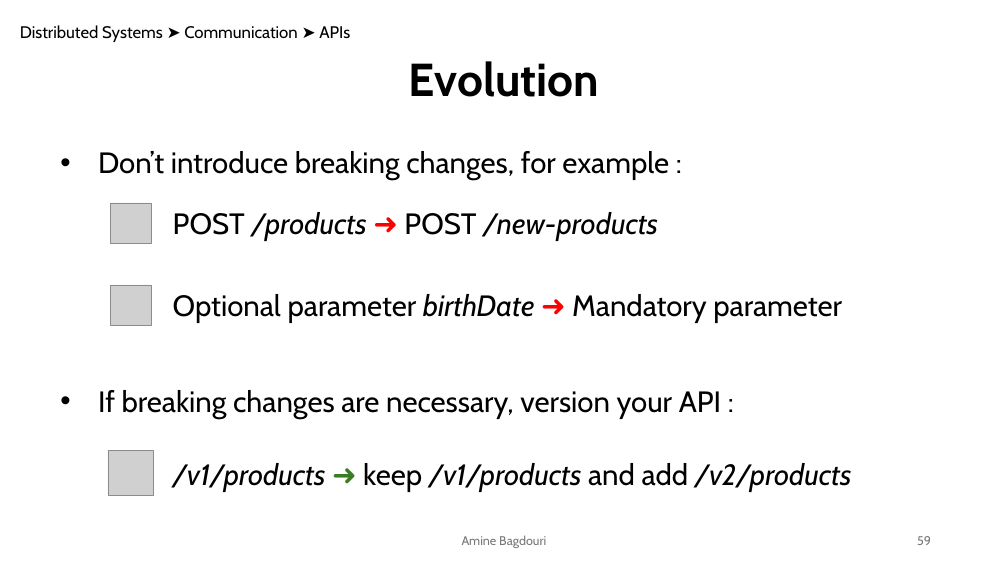
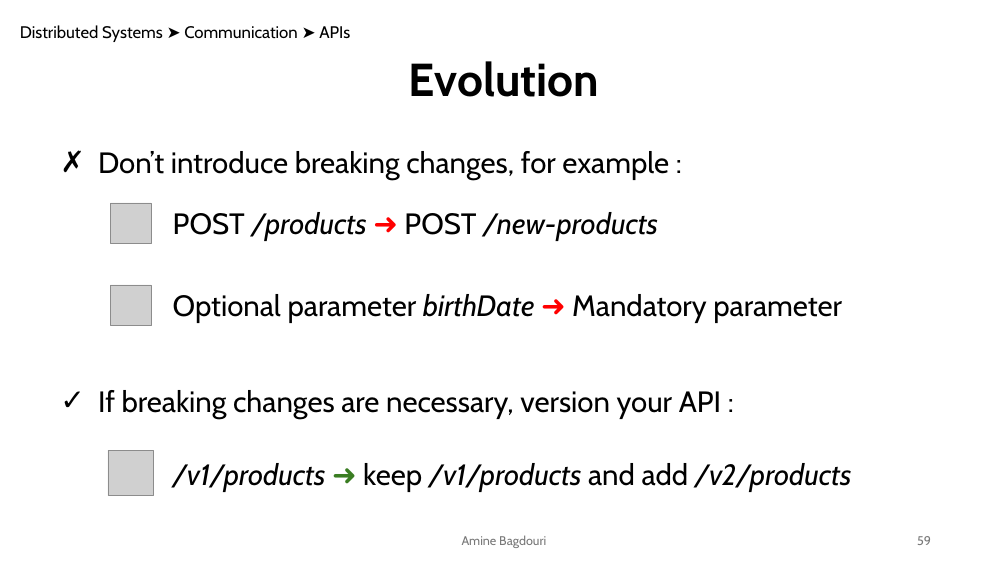
Before and after one commit to aminebag/distributed_systems, a slide deck: slide 59 of distributed_architectures.pptx. Drawn at 1008x567 pixels with LibreOffice and Linux fonts; fonts in the diff are those of the drawing; grey boxes stand for pictures. Boxes give left, top, right and bottom in pixels: in the first picture for what was removed or moved away, otherwise in the second. Text is boxed around its words. In the diff, an @@ line names an element or a change of style, - is before the commit and + after.

```diff
--- a/distributed_architectures.pptx
+++ b/distributed_architectures.pptx
@@ text "Don’t introduce breaking changes, for ..." at bbox=[98, 151, 669, 181]: bullet • to ✗ @@
@@ text "If breaking changes are necessary, ..." at bbox=[98, 390, 721, 419]: bullet • to ✓ @@
```
Also in this commit, not shown: 63 slides added.
